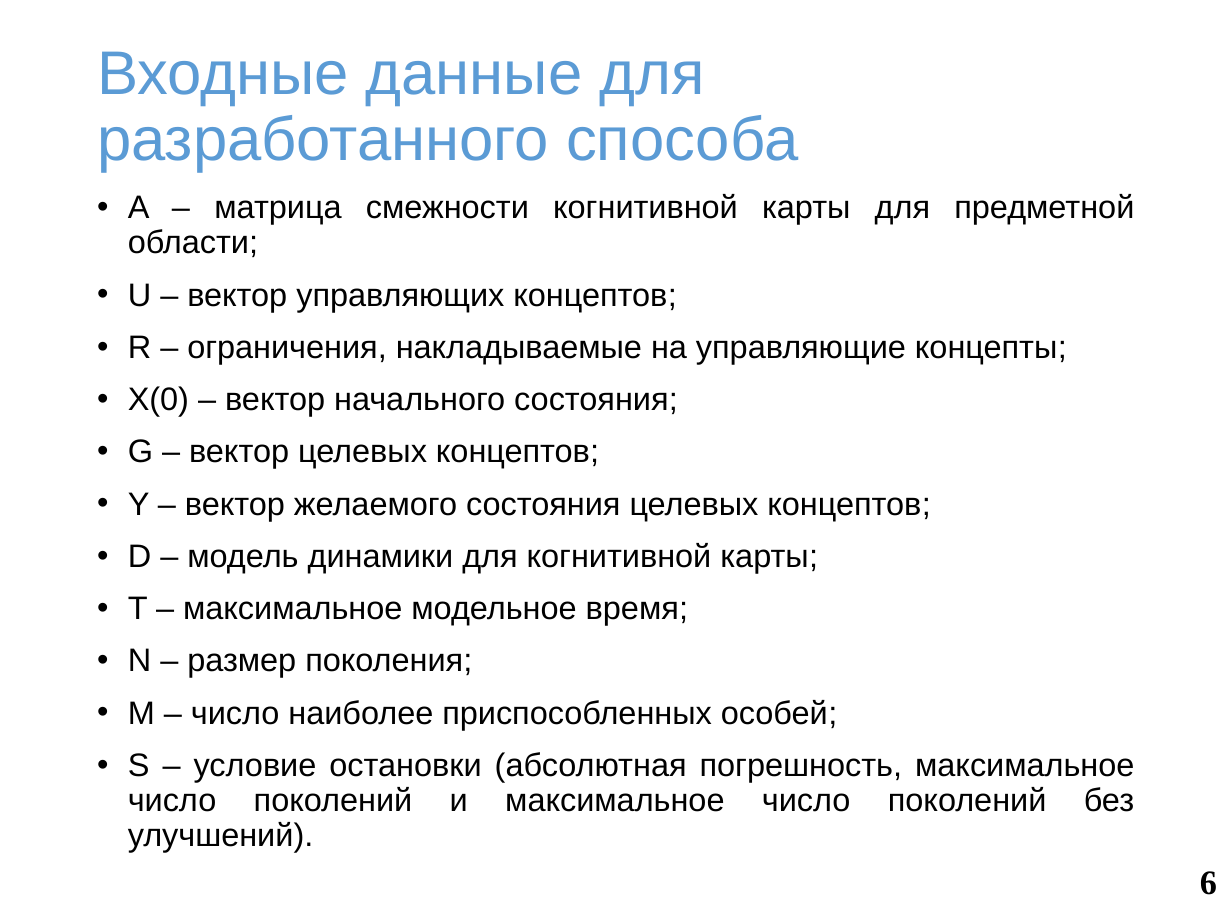
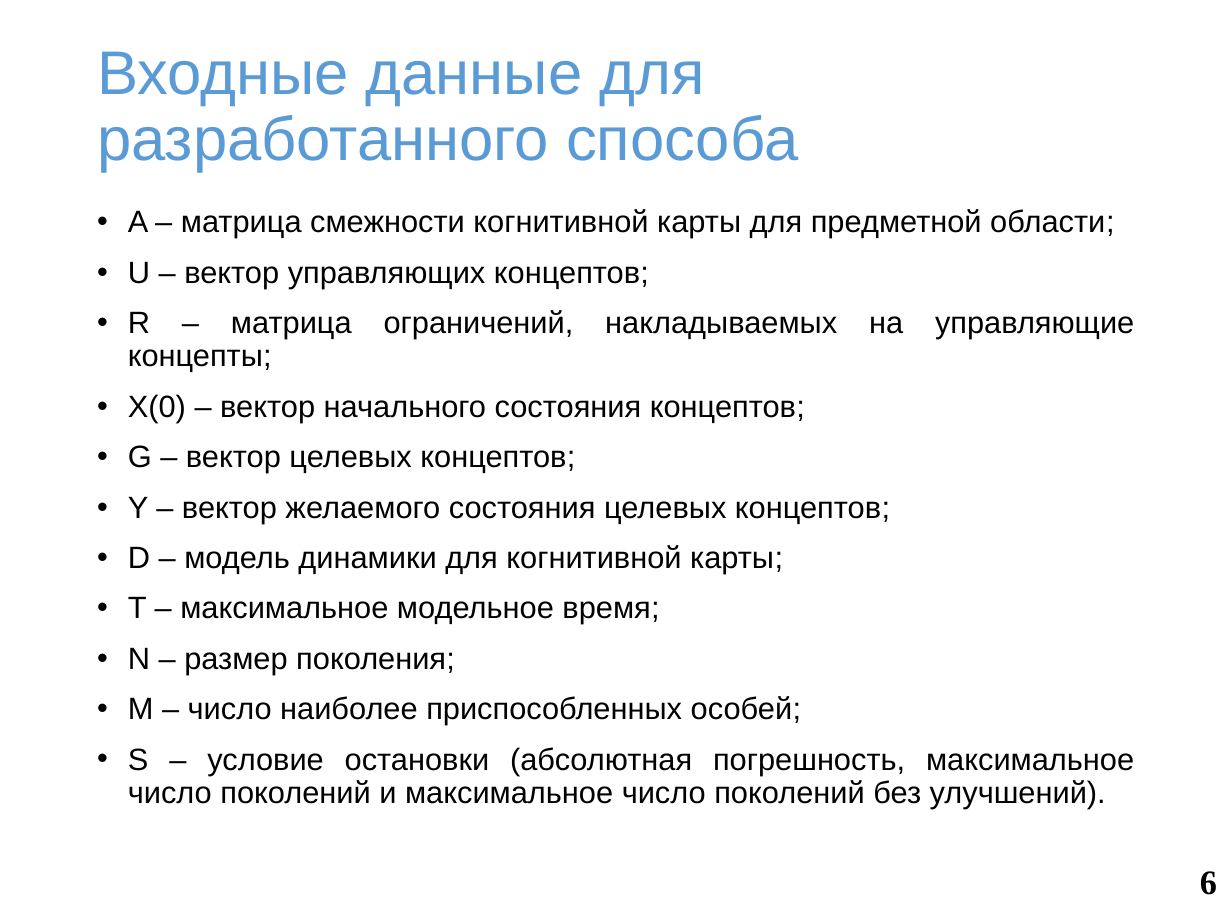
Before and after one commit to SquakR/fuzzy_cognitive_model, a slide deck: slide 6 of docs/presentation.pptx. Drawn at 1232x924 pixels with LibreOffice and Linux fonts; fonts in the diff are those of the drawing; background and template pictures are left out. Boxes give left, top, right and bottom in pixels: in the first picture for what was removed or moved away, otherwise in the second. Text is boxed around its words. In the diff, an @@ line names an element or a change of style, - is before the commit and + after.

```diff
--- a/docs/presentation.pptx
+++ b/docs/presentation.pptx
@@ text "A – матрица смежности когнитивной ...": place and size @@
-text "A – матрица смежности когнитивной ..." at [128,194,1134,852]
+text "A – матрица смежности когнитивной ..." at [128,209,1134,809]
@@ text at [128,209,1134,809]: size 19 to 18 pt in "A – матрица смежности когнитивной карты для ...", "U – вектор управляющих концептов;", "G – вектор целевых концептов;", "Y – вектор желаемого состояния целевых концептов;" and 5 more places @@
@@ text at [128,310,1134,423]: text changed; size 19 to 18 pt @@
-• R – ограничения, накладываемые на управляющие концепты;
-• X(0) – вектор начального состояния;
+• R – матрица ограничений, накладываемых на управляющие концепты;
+• X(0) – вектор начального состояния концептов;
```
Also in this commit, not shown: 2 other slides changed, 2 slides added.
